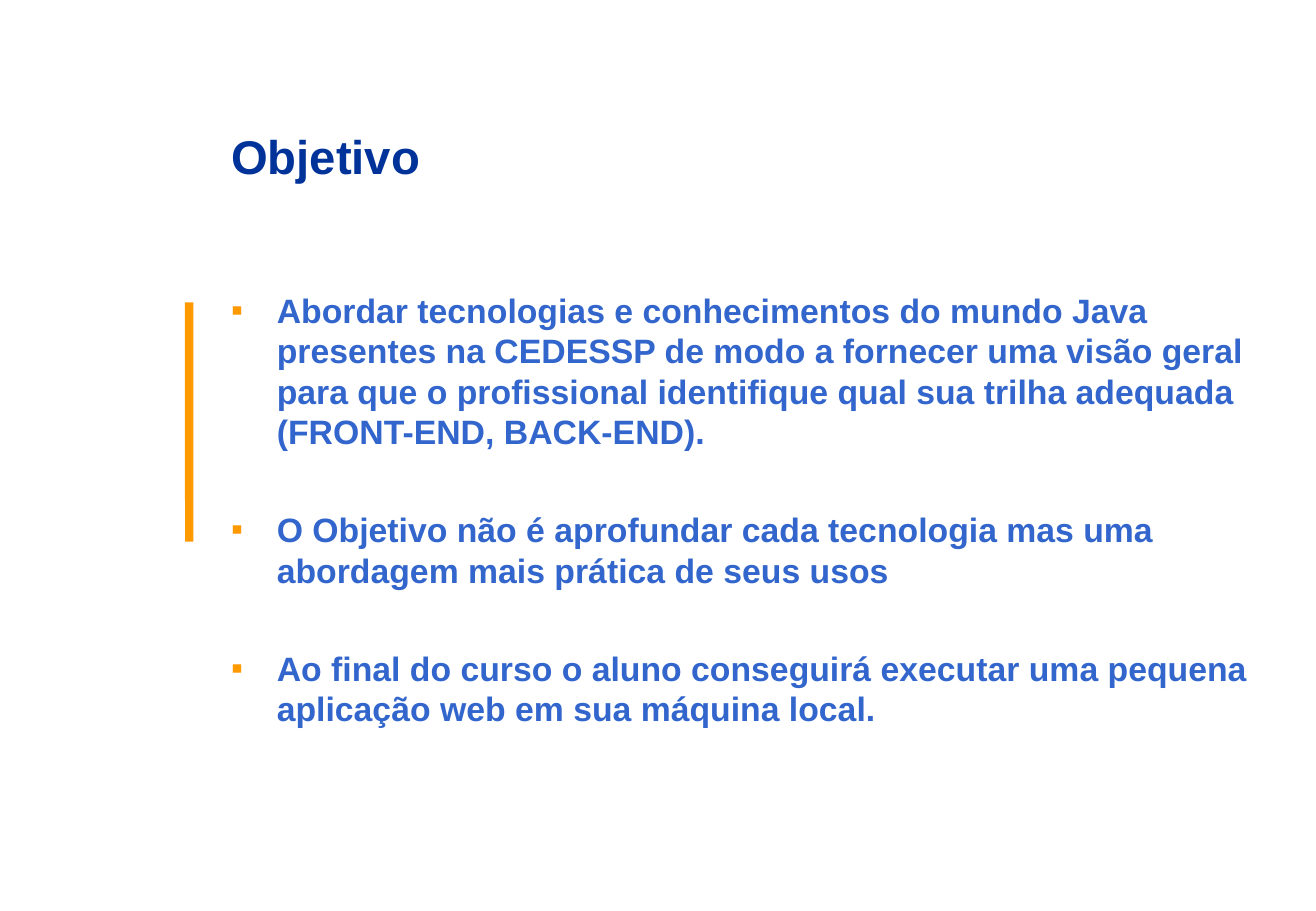
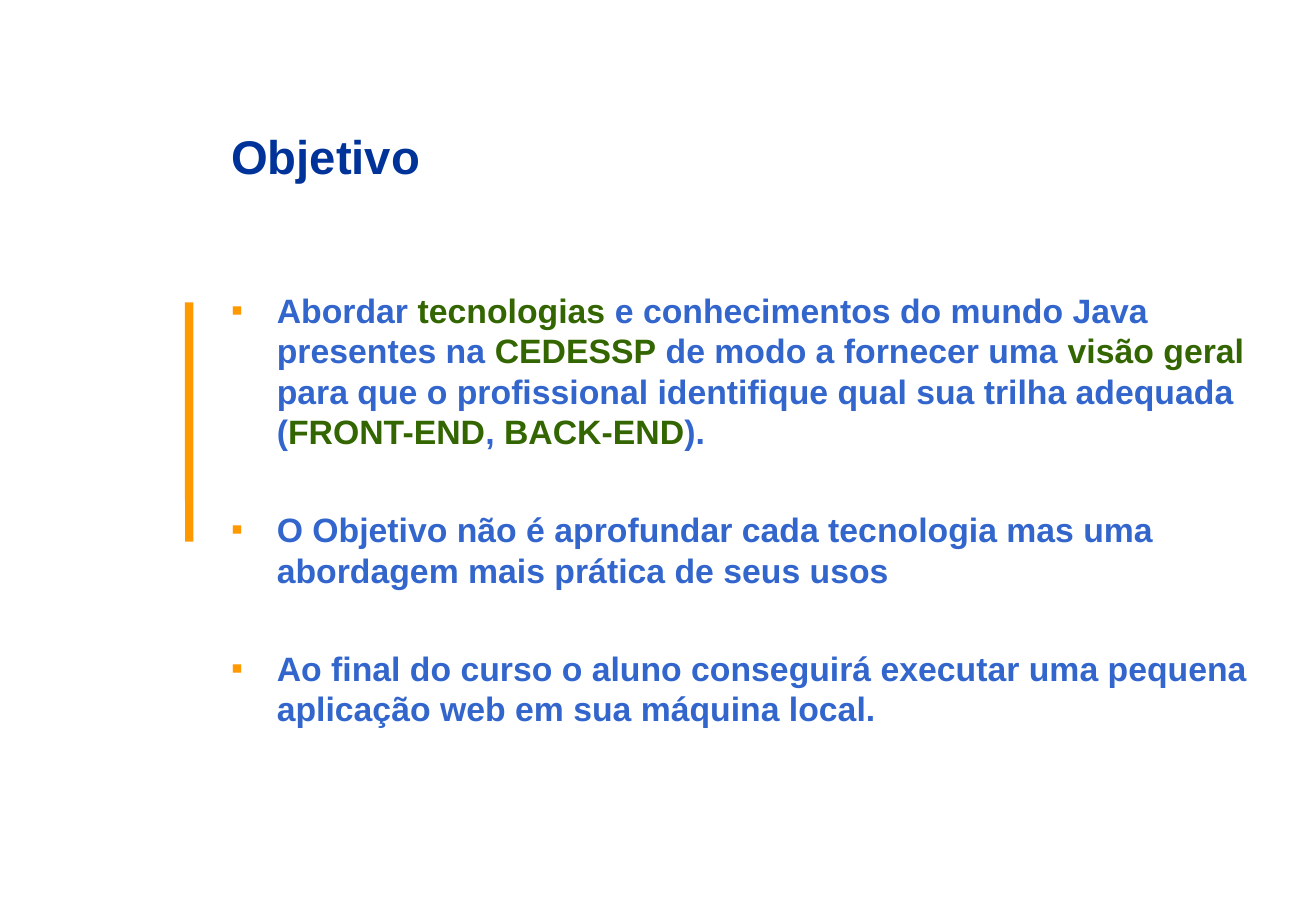
Before and after one commit to kwakassa/ptdes-overfb, a slide deck: slide 3 of 00_Apresentacao/CEDESSP - Modulo Overview Frontend e Backend.ppt. Drawn at 1316x911 pixels with LibreOffice and Linux fonts; fonts in the diff are those of the drawing; background and template pictures are left out. Boxes give left, top, right and bottom in pixels: in the first picture for what was removed or moved away, otherwise in the second. Text is boxed around its words. In the diff, an @@ line names an element or a change of style, - is before the commit and + after.

```diff
--- a/00_Apresentacao/CEDESSP - Modulo Overview Frontend e Backend.ppt
+++ b/00_Apresentacao/CEDESSP - Modulo Overview Frontend e Backend.ppt
@@ text at [277, 298, 1244, 451]: text colour #3366CC to #336600 in "tecnologias CEDESSP visão geral (FRONT-END, BACK-END)." @@
```
Also in this commit, not shown: 7 other slides changed, 3 slides added, 46 other files.
